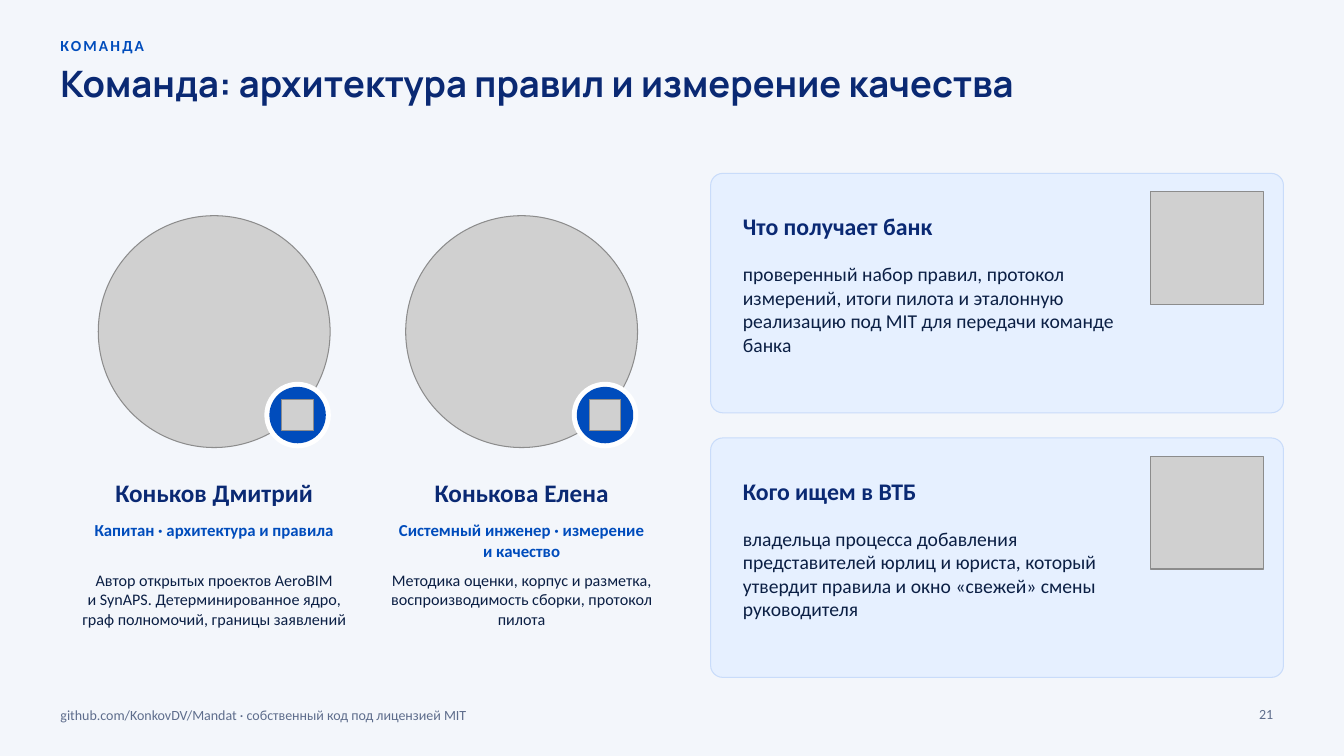
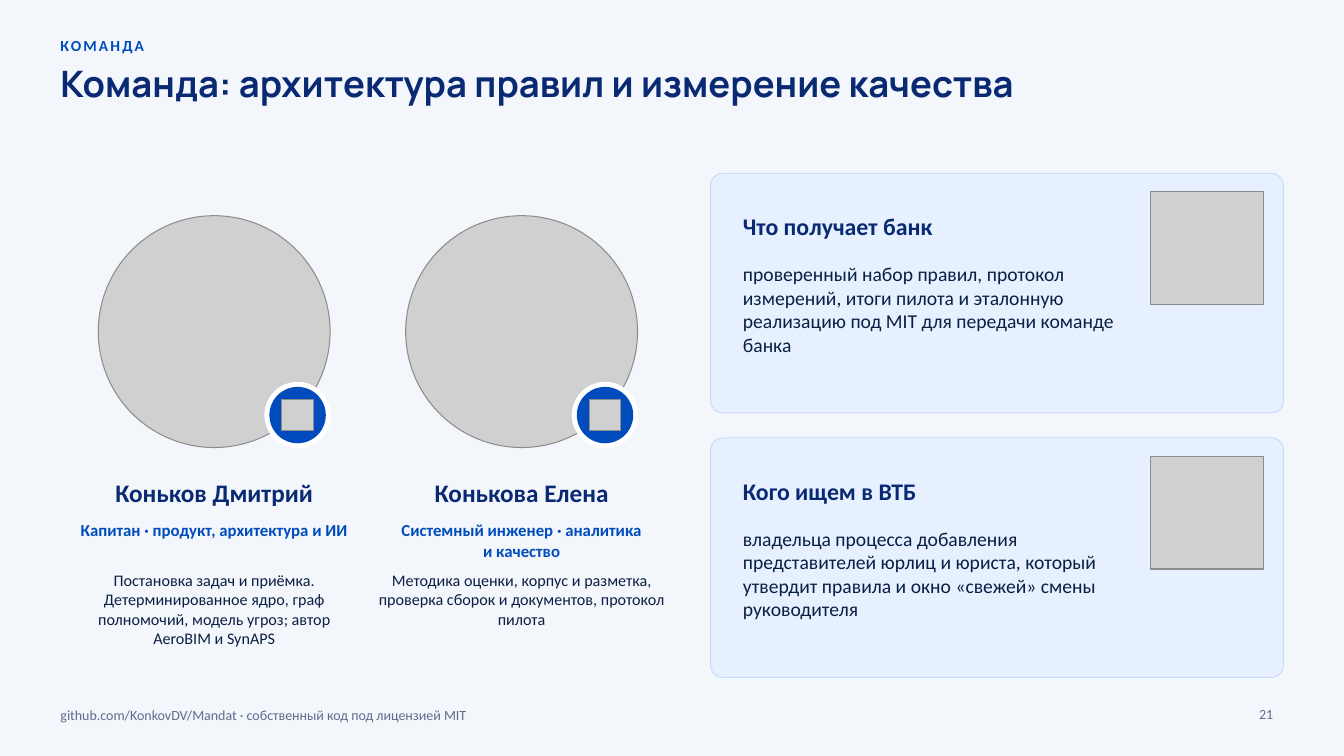
Before and after one commit to KonkovDV/Mandat, a slide deck: slide 21 of submission/slides/Mandat_VTB.pptx. Drawn at 1344x756 pixels with LibreOffice and Linux fonts; fonts in the diff are those of the drawing; grey boxes stand for pictures; background and template pictures are left out. Boxes give left, top, right and bottom in pixels: in the first picture for what was removed or moved away, otherwise in the second. Text is boxed around its words. In the diff, an @@ line names an element or a change of style, - is before the commit and + after.

```diff
--- a/submission/slides/Mandat_VTB.pptx
+++ b/submission/slides/Mandat_VTB.pptx
@@ text at [81, 525, 347, 539]: text changed @@
-Капитан · архитектура и правила
+Капитан · продукт, архитектура и ИИ
@@ text at [401, 524, 641, 557]: text changed @@
-Системный инженер · измерение и качество
+Системный инженер · аналитика и качество
@@ text at [98, 575, 330, 647]: text changed @@
-Автор открытых проектов AeroBIM и SynAPS. Детерминированное ядро, граф полномочий, границы заявлений
+Постановка задач и приёмка. Детерминированное ядро, граф полномочий, модель угроз; автор AeroBIM и SynAPS
@@ text at [379, 575, 665, 625]: text changed @@
-Методика оценки, корпус и разметка, воспроизводимость сборки, протокол пилота
+Методика оценки, корпус и разметка, проверка сборок и документов, протокол пилота
```
Also in this commit, not shown: 8 other slides changed, 30 other files.
